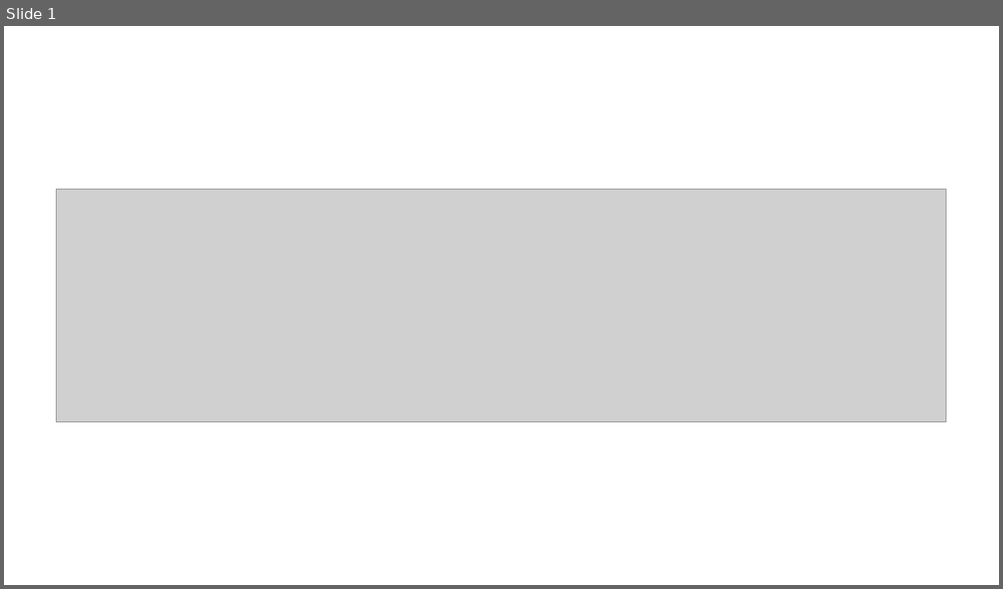
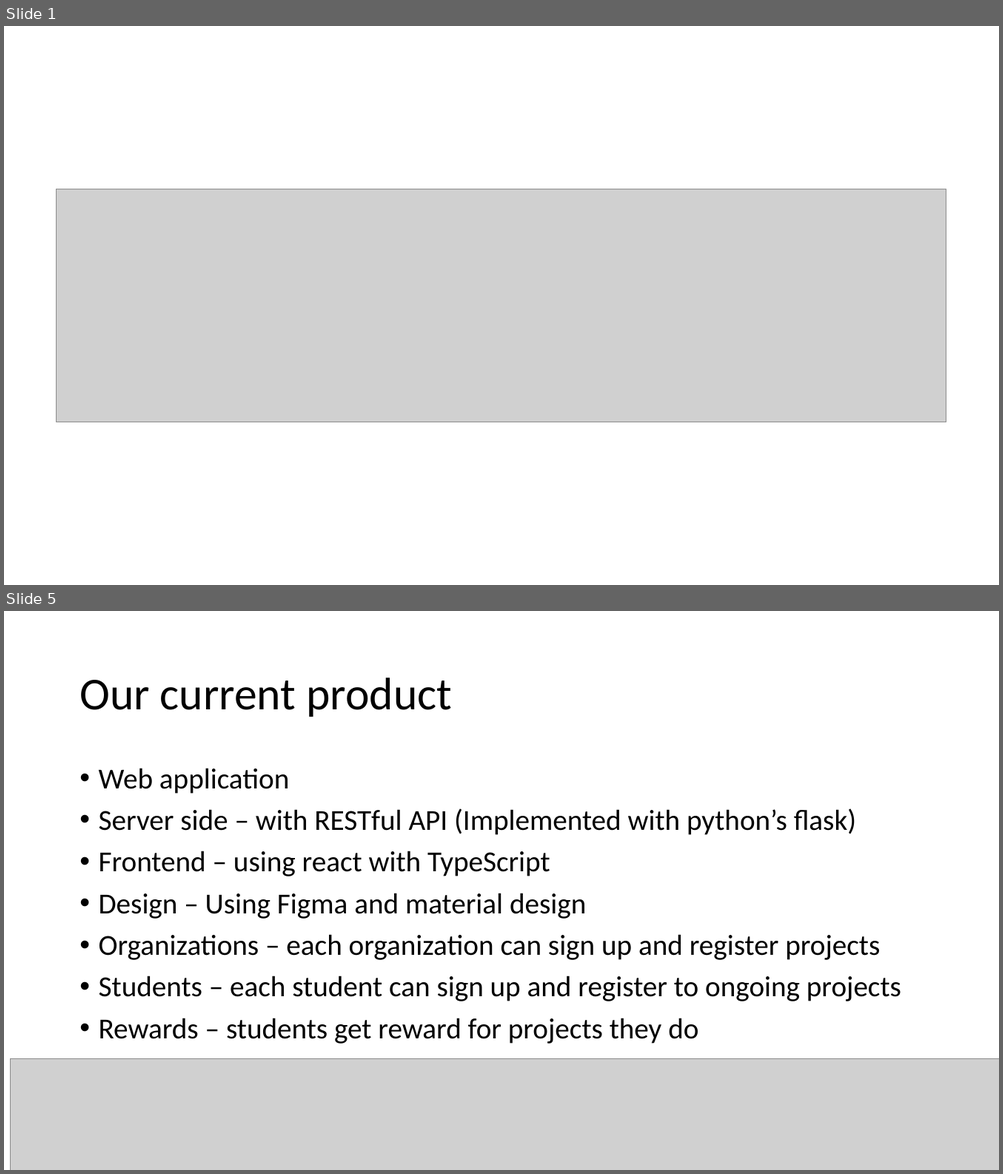
Before and after one commit to nadavWeisler/ChanceFrontend, a slide deck: presentaion.pptx. Shown one above the other, each under a label of ours: slide 1 before the commit, slides 1 and 5 after it; the slides between them are not shown. The pictures are 1003x589 and 1003x1174 pixels, drawn with LibreOffice and Linux fonts; fonts in the diff are those of the drawing; grey boxes stand for pictures. Boxes give left, top, right and bottom in pixels: in the first picture for what was removed or moved away, otherwise in the second. Text is boxed around its words. In the diff, an @@ line names an element or a change of style, - is before the commit and + after.

```diff
--- a/presentaion.pptx
+++ b/presentaion.pptx
@@ slide 5 added at <box>4,611,999,1170</box>, background #FFFFFF @@
@@ title added at <box>79,678,452,717</box>, 44 pt, text #000000 @@
+Our current product
@@ text added at <box>99,768,901,1044</box>, 28 pt, text #000000 @@
+• Web application
+• Server side – with RESTful API (Implemented with python’s flask)
+• Frontend – using react with TypeScript
+• Design – Using Figma and material design
+• Organizations – each organization can sign up and register projects
+• Students – each student can sign up and register to ongoing projects
+• Rewards – students get reward for projects they do
@@ picture added at <box>10,1059,999,1170</box> @@
```
Also in this commit, not shown: 3 slides changed, 1 other slide added.
